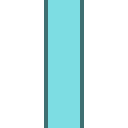
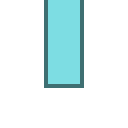
Comparing the layer stacks of the two 128 x 128 images. Changes:
renamed "Layer 1" to "Layer 2", painted on it over <box>44,84,84,128</box>
